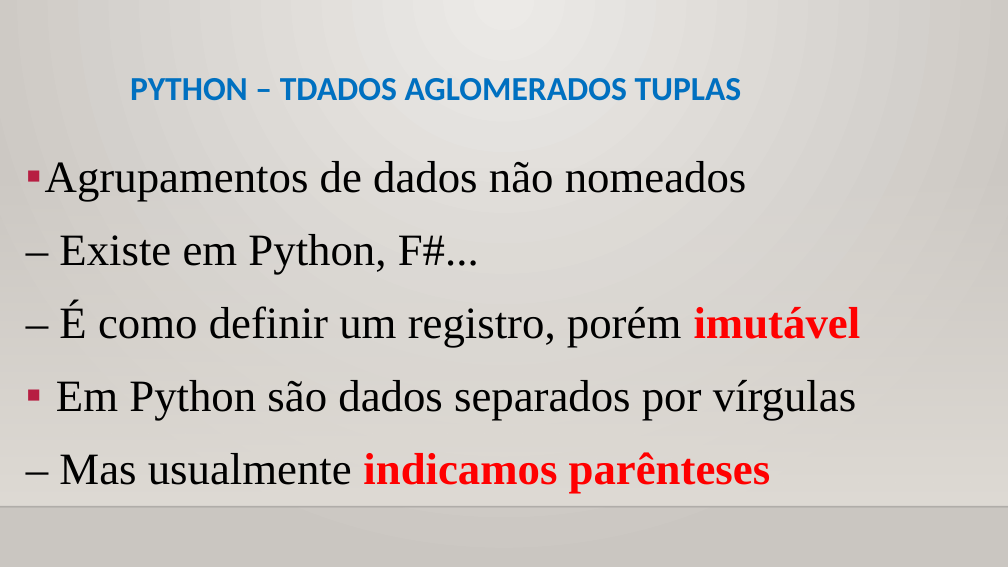
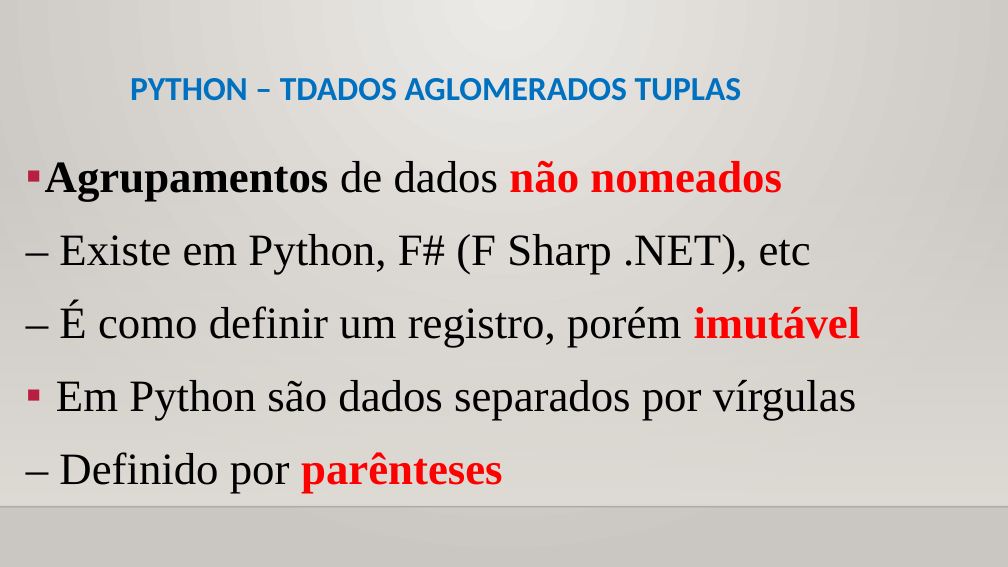
Before and after one commit to CloudEducationBrazil/WydenPythonParadigmas, a slide deck: slide 14 of 01 Classes/Aula 07 Programação Python - Tipos de Dados Aglomerados.pptx. Drawn at 1008x567 pixels with LibreOffice and Linux fonts; fonts in the diff are those of the drawing; background and template pictures are left out. Boxes give left, top, right and bottom in pixels: in the first picture for what was removed or moved away, otherwise in the second. Text is boxed around its words. In the diff, an @@ line names an element or a change of style, - is before the commit and + after.

Commit message:
PPTs Aulas 2 a 8 Python 24/08/2022

```diff
--- a/01 Classes/Aula 07 Programação Python - Tipos de Dados Aglomerados.pptx
+++ b/01 Classes/Aula 07 Programação Python - Tipos de Dados Aglomerados.pptx
@@ text at box(45, 161, 782, 202): text colour #000000 to #FF0000 in "não nomeados"; bold on in "Agrupamentos não nomeados" @@
@@ text at box(59, 234, 811, 275): text changed @@
-– Existe em Python, F#...
+– Existe em Python, F# (F Sharp .NET), etc
@@ text at box(59, 452, 502, 494): text changed; text colour #FF0000 to #000000; bold off @@
-– Mas usualmente indicamos parênteses
+– Definido por parênteses
```
Also in this commit, not shown: 4 other slides changed, 5 other files.
